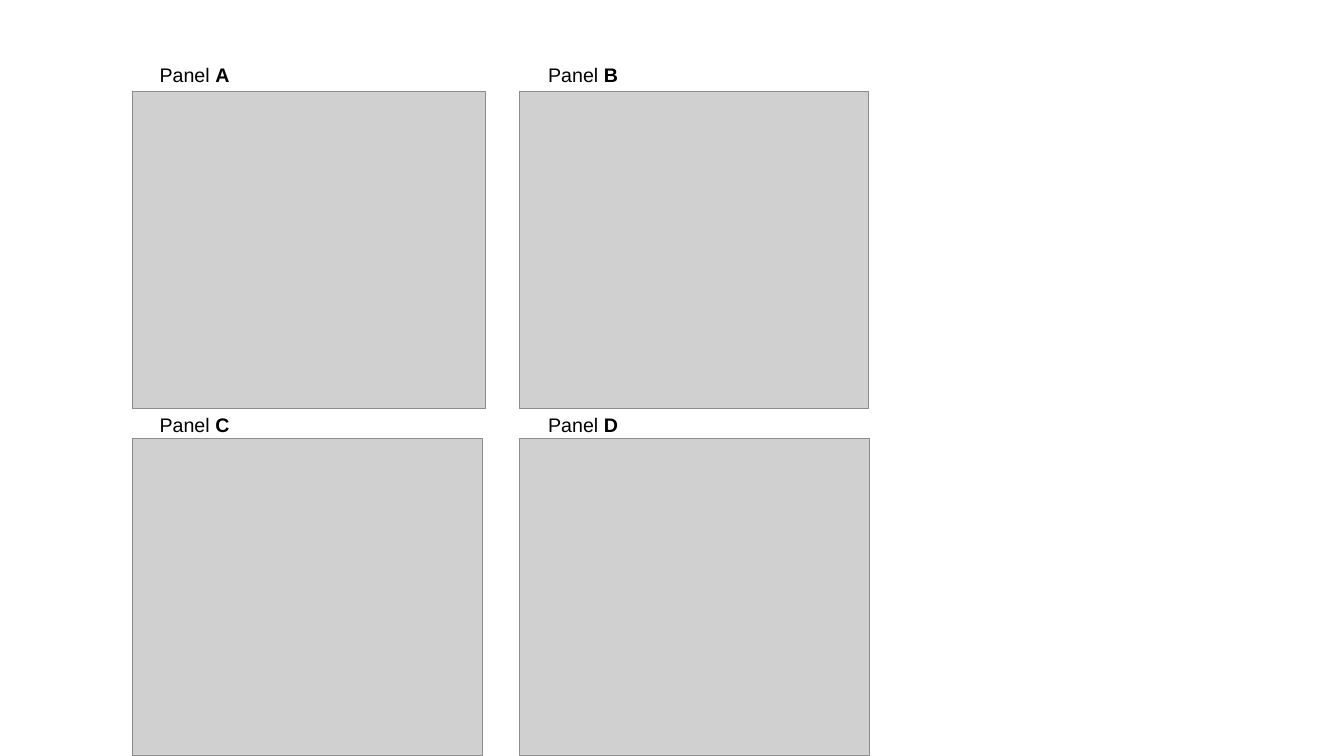
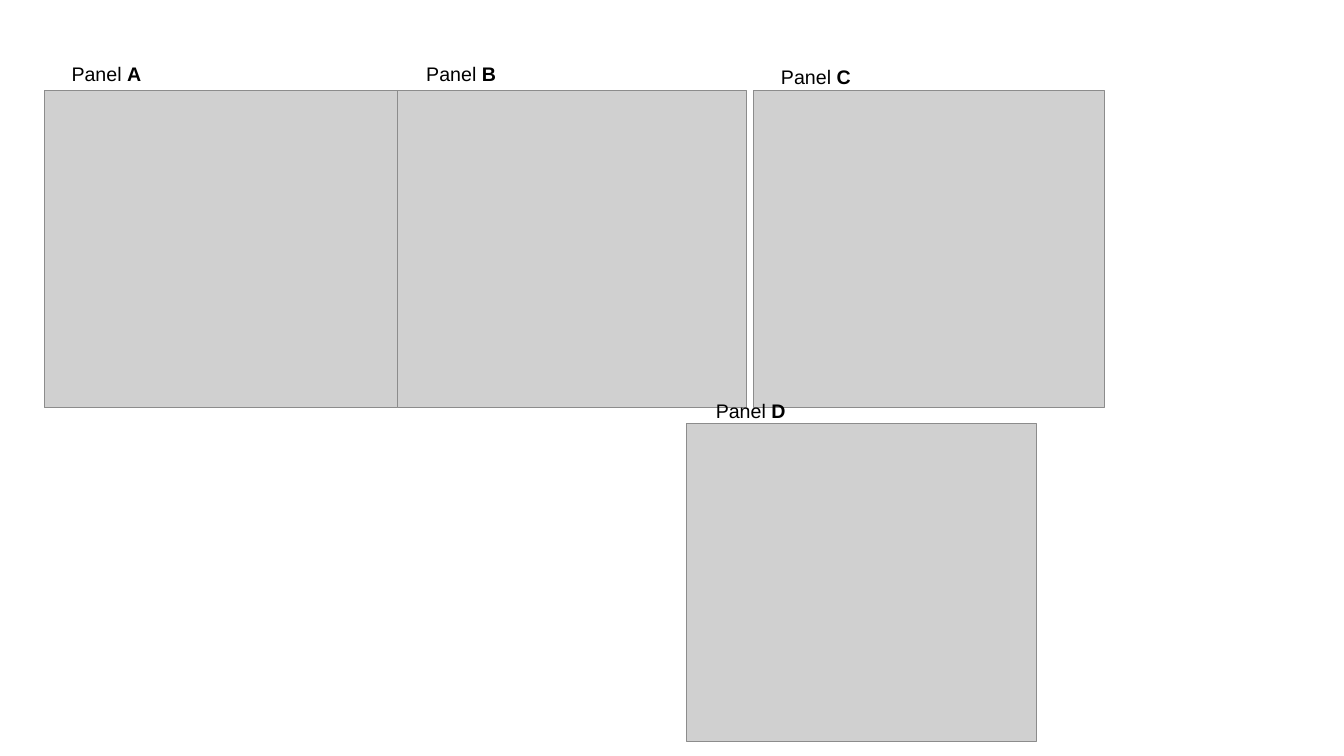
Before and after one commit to lnnrtblwn/Dissertation-Paper-1, a slide deck: slide 1 of Latex/Paper/images/Vorlage.pptx. Drawn at 1344x756 pixels with LibreOffice and Linux fonts; fonts in the diff are those of the drawing; grey boxes stand for pictures. Boxes give left, top, right and bottom in pixels: in the first picture for what was removed or moved away, otherwise in the second. Text is boxed around its words. In the diff, an @@ line names an element or a change of style, - is before the commit and + after.

```diff
--- a/Latex/Paper/images/Vorlage.pptx
+++ b/Latex/Paper/images/Vorlage.pptx
@@ text "Panel A": place and size @@
-text "Panel A" at [160,67,229,83]
+text "Panel A" at [72,66,141,82]
@@ text "Panel B": place and size @@
-text "Panel B" at [548,67,618,83]
+text "Panel B" at [426,66,496,82]
@@ text "Panel C": place and size @@
-text "Panel C" at [160,417,229,433]
+text "Panel C" at [781,69,851,85]
@@ picture: place and size @@
-picture at [132,92,485,409]
+picture at [44,91,397,408]
@@ picture: place and size @@
-picture at [519,92,868,409]
+picture at [397,91,746,408]
@@ picture: place and size @@
-picture at [132,439,483,756]
+picture at [754,91,1105,408]
@@ text "Panel D" rewrapped from [548,417,618,433] to [716,402,785,422] @@
@@ picture: place and size @@
-picture at [519,439,869,756]
+picture at [687,424,1036,742]
```
Also in this commit, not shown: 1 slide added, 1 slide removed, 13 other files.
